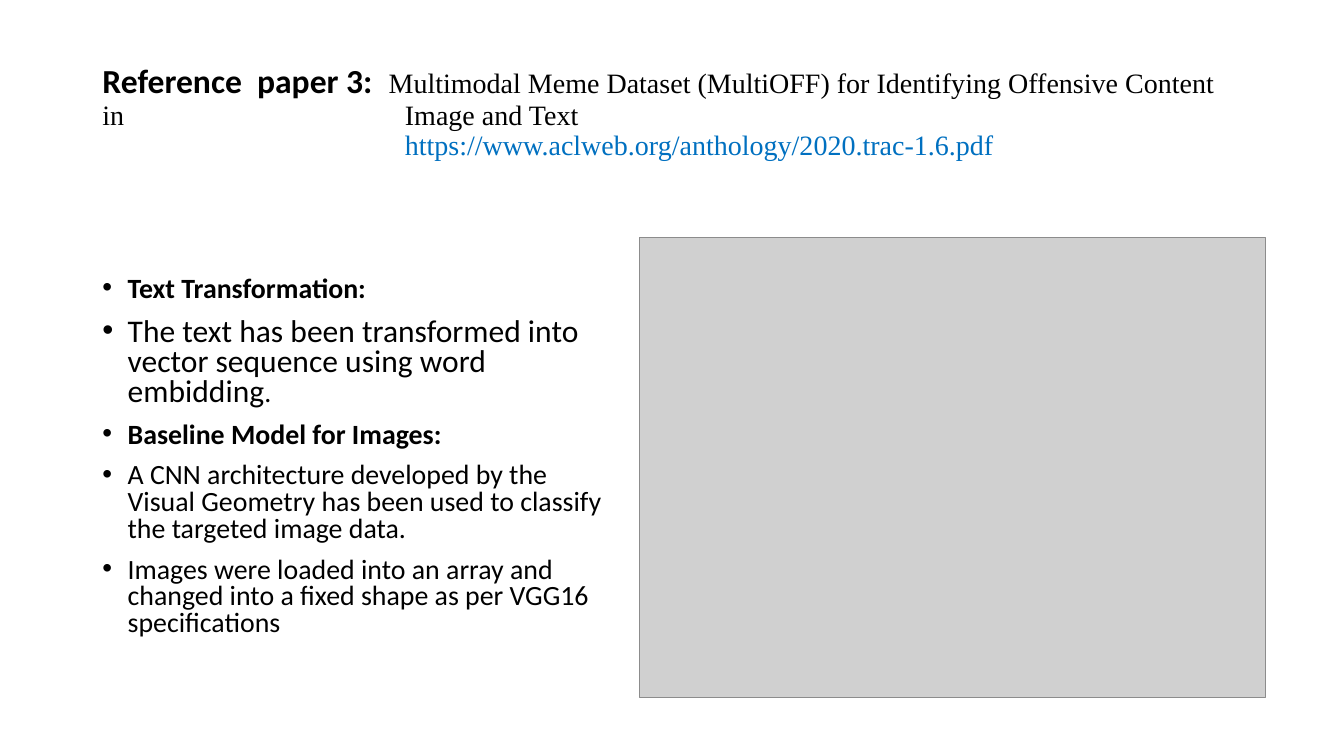
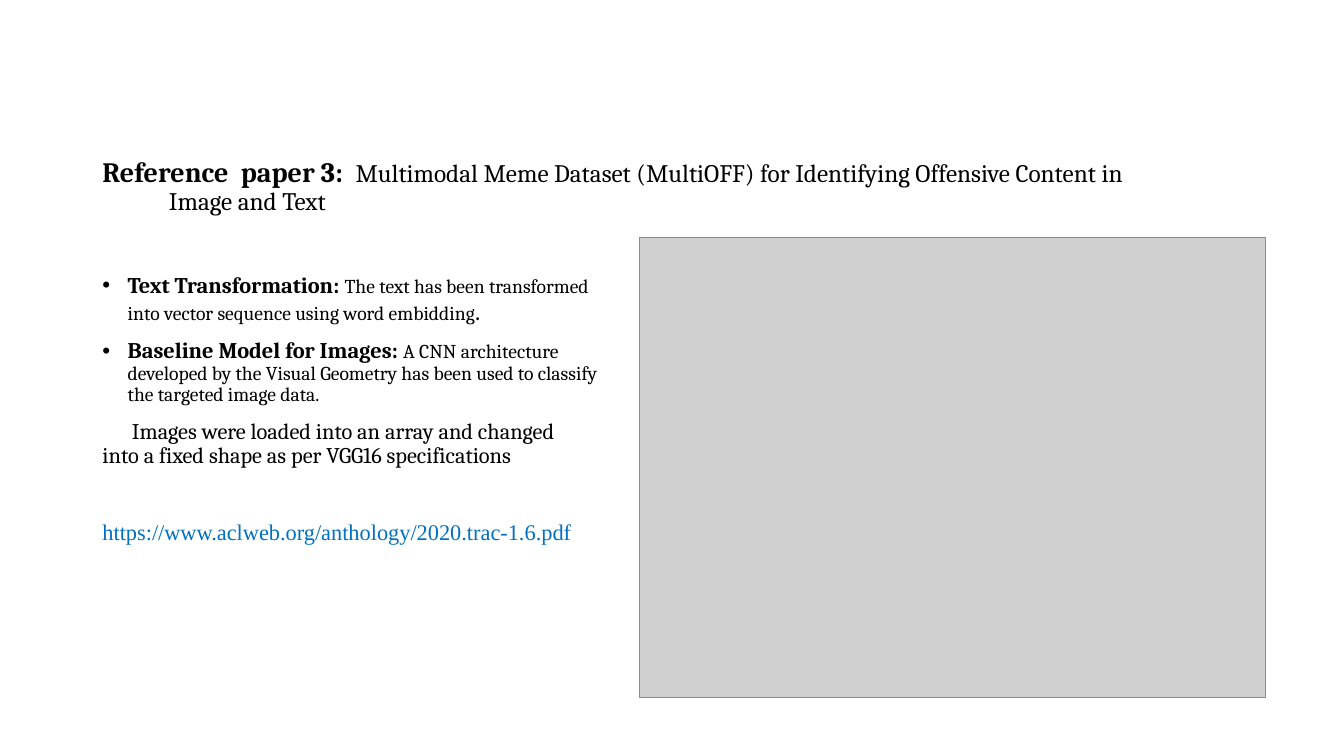
Before and after one commit to VarunBohara/Mini-Project-Documents, a slide deck: slide 13 of Literature Survey.pptx. Drawn at 1344x756 pixels with LibreOffice and Linux fonts; fonts in the diff are those of the drawing; grey boxes stand for pictures. Boxes give left, top, right and bottom in pixels: in the first picture for what was removed or moved away, otherwise in the second. Text is boxed around its words. In the diff, an @@ line names an element or a change of style, - is before the commit and + after.

```diff
--- a/Literature Survey.pptx
+++ b/Literature Survey.pptx
@@ title at (102, 162, 1123, 216): text changed; size 20 to 18 pt; font Times New Roman to Cambria @@
-Reference paper 3: Multimodal Meme Dataset (MultiOFF) for Identifying Offensive Content in Image and Text
-https://www.aclweb.org/anthology/2020.trac-1.6.pdf
+Reference paper 3: Multimodal Meme Dataset (MultiOFF) for Identifying Offensive Content in Image and Text
@@ text at (128, 277, 597, 406): text changed; size 19.9 to 14 pt; font Calibri to Cambria @@
-• Text Transformation:
-• The text has been transformed into vector sequence using word embidding.
-• Baseline Model for Images:
-• A CNN architecture developed by the Visual Geometry has been used to classify the targeted image data.
+• Text Transformation: The text has been transformed into vector sequence using word embidding.
+• Baseline Model for Images: A CNN architecture developed by the Visual Geometry has been used to classify the targeted image data.
@@ text at (102, 423, 554, 468): size 19.9 to 16 pt, font Calibri to Cambria in "Images were loaded into an array and ..."; bullet • to none; line spacing 0.8 to 0.9 @@
@@ text at (102, 524, 571, 545): paragraph added @@
+https://www.aclweb.org/anthology/2020.trac-1.6.pdf
```
Also in this commit, not shown: 16 other slides changed, 1 slide removed.
